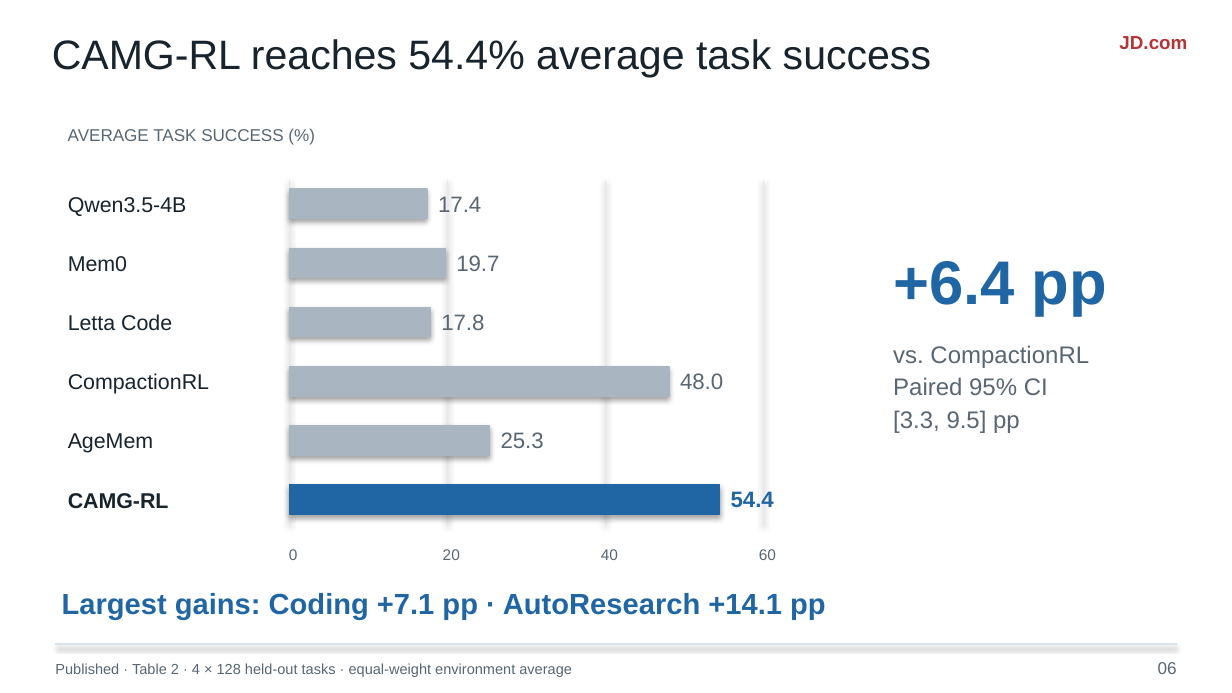
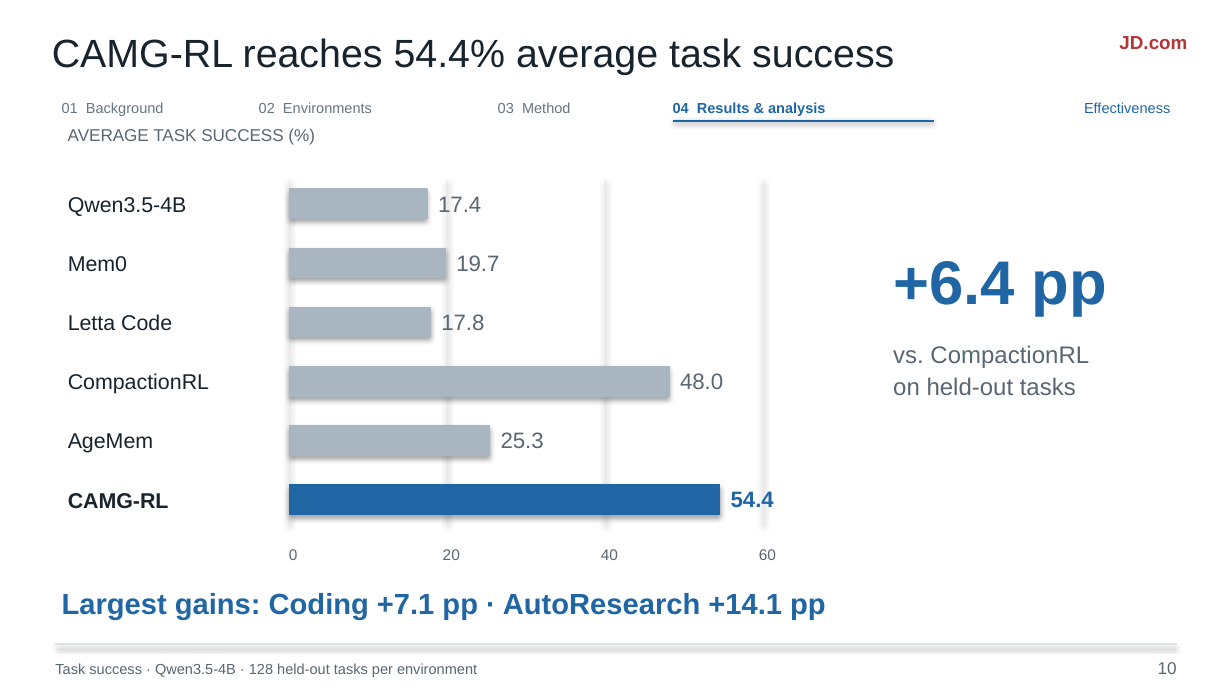
Before and after one commit to liruiluo/agentmemorygym, a slide deck: slide 10 of assets/slides/coding-agent-memory-post-training-slides.pptx (slide 6 before the commit). Drawn at 1232x693 pixels with LibreOffice and Linux fonts; fonts in the diff are those of the drawing. Boxes give left, top, right and bottom in pixels: in the first picture for what was removed or moved away, otherwise in the second. Text is boxed around its words. In the diff, an @@ line names an element or a change of style, - is before the commit and + after.

```diff
--- a/assets/slides/coding-agent-memory-post-training-slides.pptx
+++ b/assets/slides/coding-agent-memory-post-training-slides.pptx
@@ text "CAMG-RL reaches 54.4% average task ..." at <box>52,38,894,74</box>: size 24 to 23 pt @@
@@ text added at <box>62,102,164,116</box>, 8.5 pt, text #667580 @@
+01 Background
@@ text added at <box>259,102,372,113</box>, 8.5 pt, text #667580 @@
+02 Environments
@@ text added at <box>498,102,571,113</box>, 8.5 pt, text #667580 @@
+03 Method
@@ text added at <box>673,102,825,116</box>, 8.5 pt, text #2066A4, bold @@
+04 Results & analysis
@@ text added at <box>1084,102,1170,113</box>, 8.5 pt, text #2066A4 @@
+Effectiveness
@@ line added from (673, 121) to (934, 121), #2066A4 1.3 pt @@
@@ text at <box>893,377,1076,395</box>: text changed @@
-Paired 95% CI
-[3.3, 9.5] pp
+on held-out tasks
@@ text at <box>55,663,477,677</box>: text changed @@
-Published · Table 2 · 4 × 128 held-out tasks · equal-weight environment average
+Task success · Qwen3.5-4B · 128 held-out tasks per environment
@@ text at <box>1158,662,1177,674</box>: text changed @@
-06
+10
```
Also in this commit, not shown: 11 other slides changed, 5 slides added, 4 slides removed, 17 other files.
